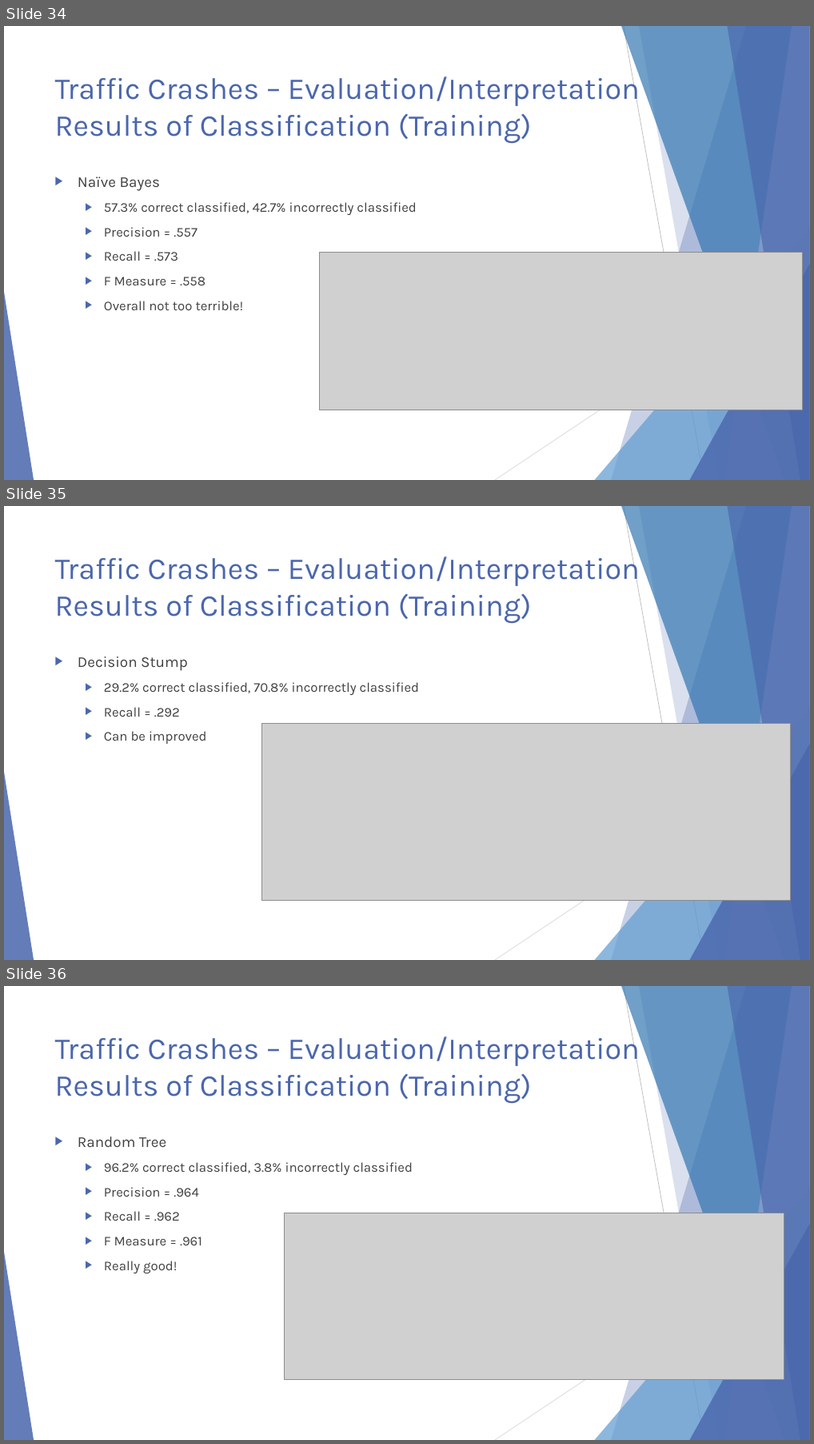
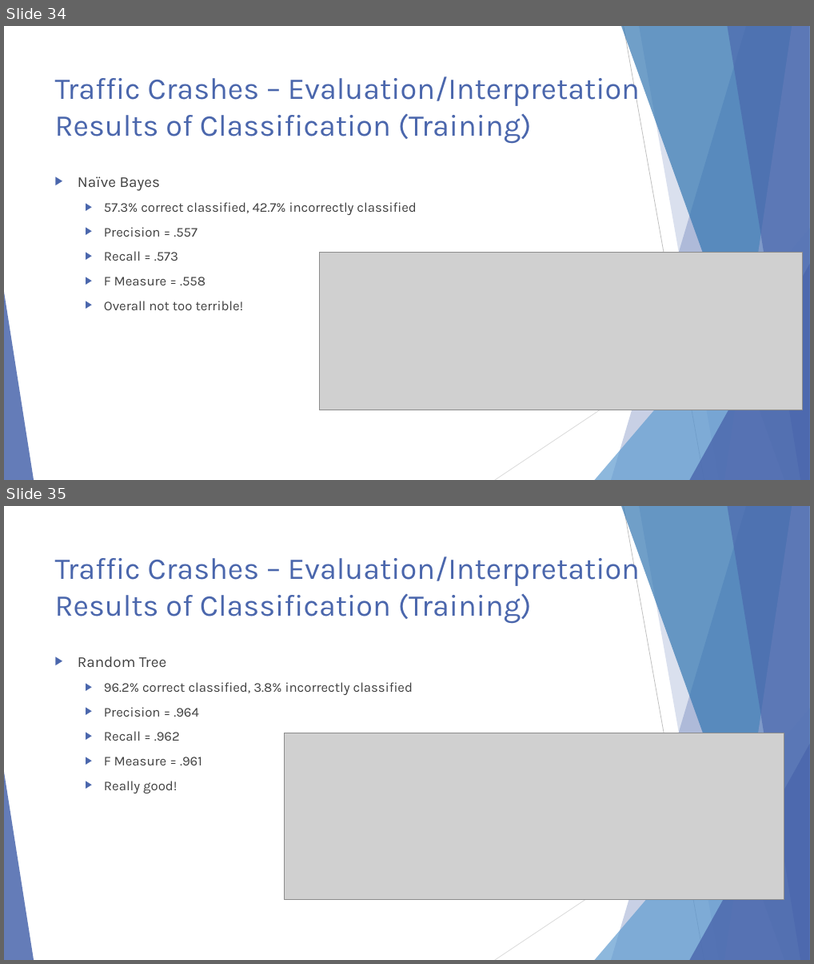
Before and after one commit to ndarwich/Crash-Analysis, a slide deck: Slides/An Investigation.pptx. Shown one above the other, each under a label of ours: slides 34, 35 and 36 before the commit, slides 34 and 35 after it. The pictures are 814x1444 and 814x964 pixels, drawn with LibreOffice and Linux fonts; fonts in the diff are those of the drawing; grey boxes stand for pictures. Boxes give left, top, right and bottom in pixels: in the first picture for what was removed or moved away, otherwise in the second. Text is boxed around its words. In the diff, an @@ line names an element or a change of style, - is before the commit and + after.

```diff
--- a/Slides/An Investigation.pptx
+++ b/Slides/An Investigation.pptx
@@ slide 35 removed at (x1=4, y1=506, x2=810, y2=960), background #FFFFFF; not listed: 10 template elements that a slide beside it also shows @@
@@ title removed at (x1=55, y1=552, x2=640, y2=623) @@
-Traffic Crashes – Evaluation/Interpretation
-Results of Classification (Training)
@@ text removed at (x1=78, y1=656, x2=419, y2=744) @@
-▶ Decision Stump
-  ▶ 29.2% correct classified, 70.8% incorrectly classified
-  ▶ Recall = .292
-  ▶ Can be improved
@@ picture removed at (x1=262, y1=723, x2=790, y2=900) @@
@@ what was slide 36 is now slide 35 @@
```
Also in this commit, not shown: 5 slides changed, 1 other slide removed.
